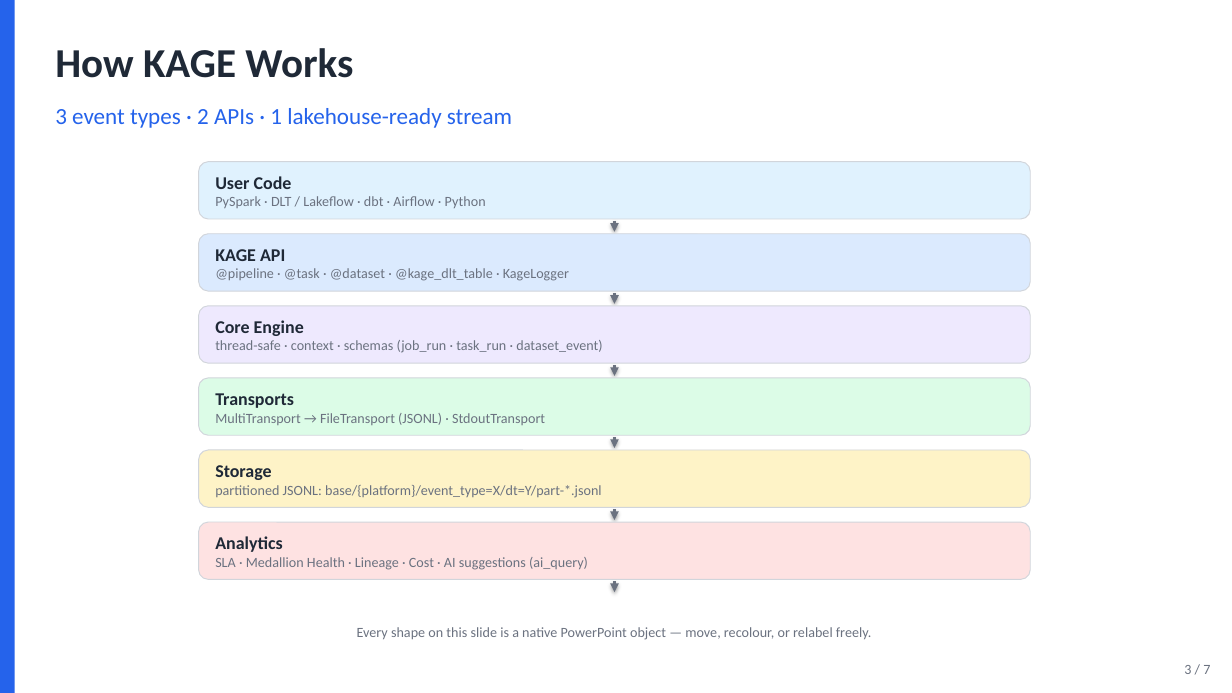
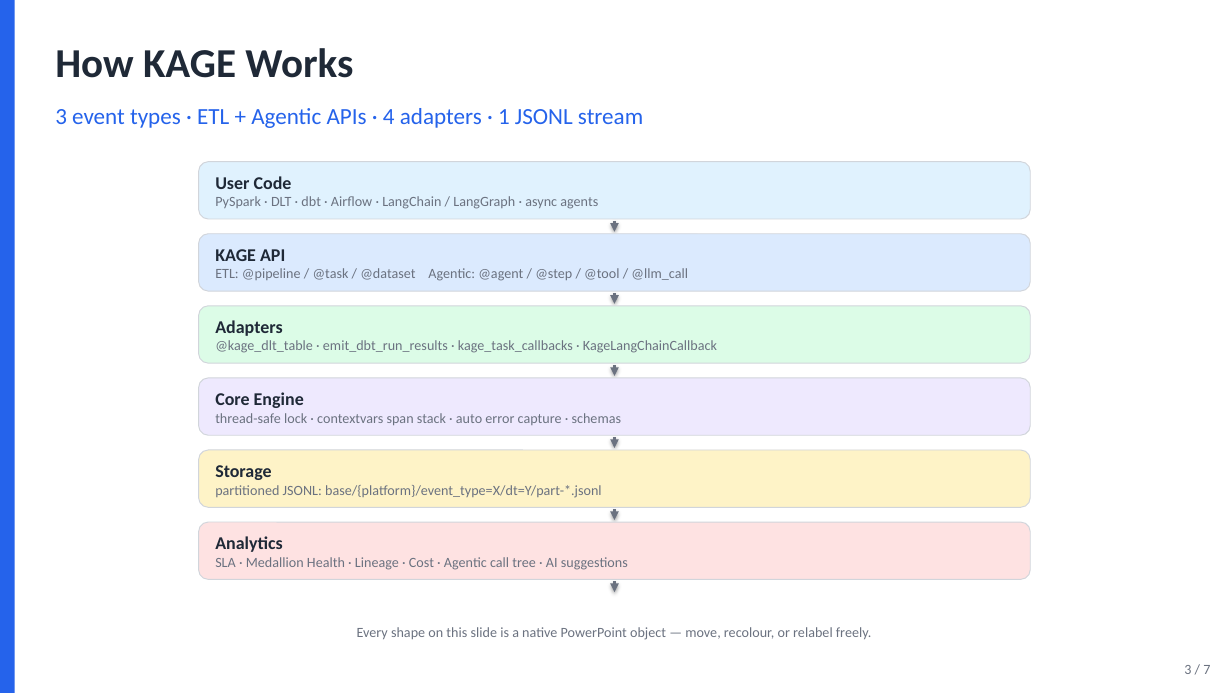
Before and after one commit to SonawaneMayur/kage, a slide deck: slide 3 of presentation/kage_5min.pptx. Drawn at 1232x693 pixels with LibreOffice and Linux fonts; fonts in the diff are those of the drawing. Boxes give left, top, right and bottom in pixels: in the first picture for what was removed or moved away, otherwise in the second. Text is boxed around its words. In the diff, an @@ line names an element or a change of style, - is before the commit and + after.

Commit message:
updated architecture and added presentation for kage talk

```diff
--- a/presentation/kage_5min.pptx
+++ b/presentation/kage_5min.pptx
@@ text at <box>55,108,643,128</box>: text changed @@
-3 event types · 2 APIs · 1 lakehouse-ready stream
+3 event types · ETL + Agentic APIs · 4 adapters · 1 JSONL stream
@@ text in rounded rectangle at <box>215,196,598,209</box>: text changed @@
-PySpark · DLT / Lakeflow · dbt · Airflow · Python
+PySpark · DLT · dbt · Airflow · LangChain / LangGraph · async agents
@@ text in rounded rectangle at <box>215,268,688,281</box>: text changed @@
-@pipeline · @task · @dataset · @kage_dlt_table · KageLogger
+ETL: @pipeline / @task / @dataset Agentic: @agent / @step / @tool / @llm_call
@@ rounded rectangle "Adapters" at <box>199,306,1031,363</box>: fill #EEE9FE to #DCFCE7 @@
@@ text in rounded rectangle at <box>215,320,717,353</box>: text changed @@
-Core Engine
-thread-safe · context · schemas (job_run · task_run · dataset_event)
+Adapters
+@kage_dlt_table · emit_dbt_run_results · kage_task_callbacks · KageLangChainCallback
@@ rounded rectangle "Core Engine" at <box>199,378,1031,435</box>: fill #DCFCE7 to #EEE9FE @@
@@ text in rounded rectangle at <box>215,392,622,425</box>: text changed @@
-Transports
-MultiTransport → FileTransport (JSONL) · StdoutTransport
+Core Engine
+thread-safe lock · contextvars span stack · auto error capture · schemas
@@ text in rounded rectangle at <box>215,557,628,570</box>: text changed @@
-SLA · Medallion Health · Lineage · Cost · AI suggestions (ai_query)
+SLA · Medallion Health · Lineage · Cost · Agentic call tree · AI suggestions
```
Also in this commit, not shown: 5 other files.
